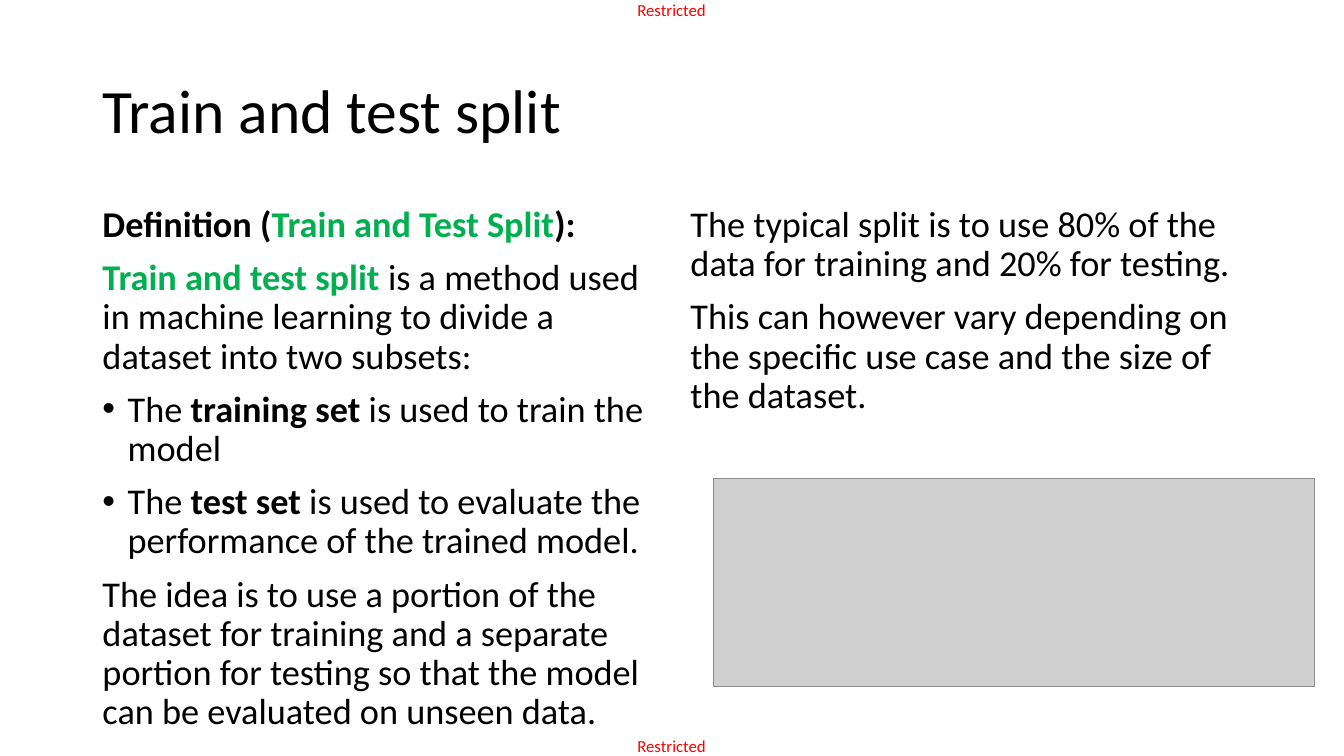
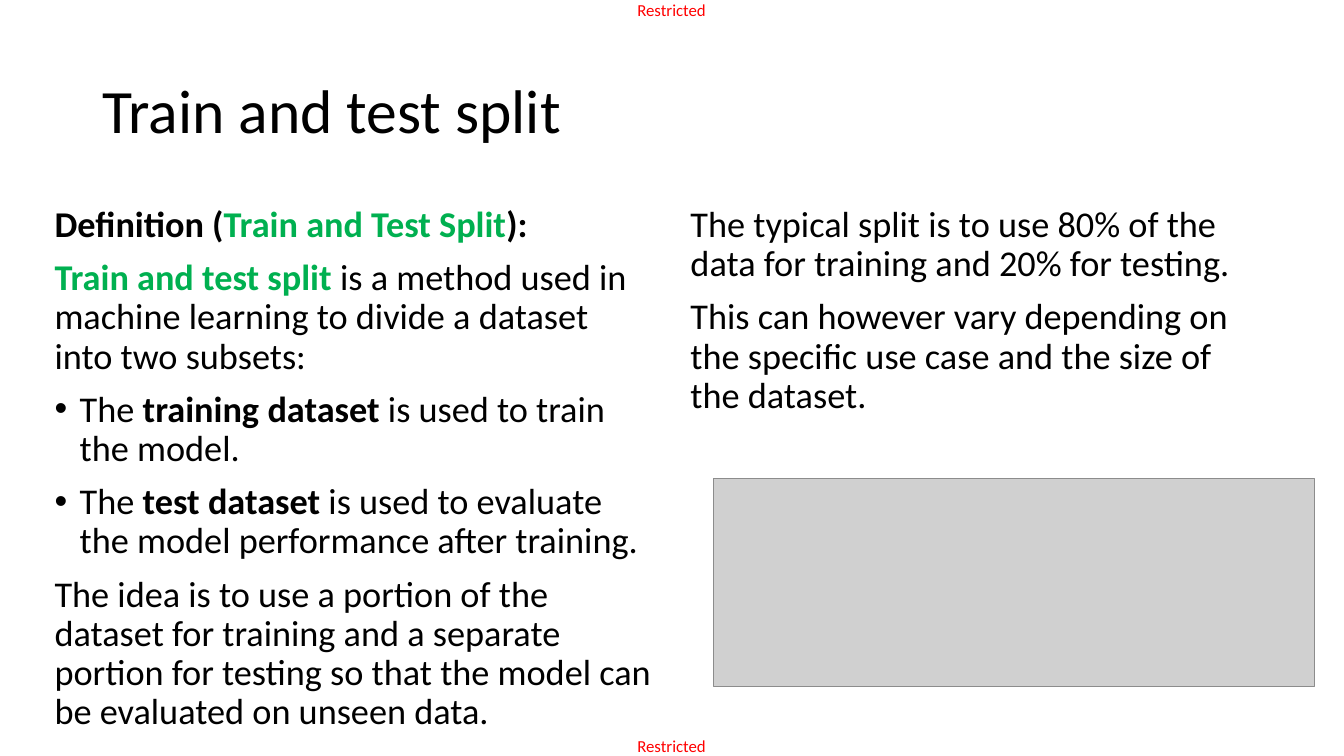
Before and after one commit to matthieudemari/SUTD_DL_50_039, a slide deck: slide 29 of W1/2. W1S2 final/W1S2.pptx (slide 28 before the commit). Drawn at 1344x756 pixels with LibreOffice and Linux fonts; fonts in the diff are those of the drawing; grey boxes stand for pictures. Boxes give left, top, right and bottom in pixels: in the first picture for what was removed or moved away, otherwise in the second. Text is boxed around its words. In the diff, an @@ line names an element or a change of style, - is before the commit and + after.

```diff
--- a/W1/2. W1S2 final/W1S2.pptx
+++ b/W1/2. W1S2 final/W1S2.pptx
@@ text "Definition (Train and Test Split):": place and size @@
-text "Definition (Train and Test Split):" at [102,210,643,725]
+text "Definition (Train and Test Split):" at [55,210,650,725]
@@ text at [80,396,637,560]: text changed @@
-• The training set is used to train the model
-• The test set is used to evaluate the performance of the trained model.
+• The training dataset is used to train the model.
+• The test dataset is used to evaluate the model performance after training.
```
Also in this commit, not shown: 8 other slides changed, 3 slides added, 1 slide removed, 4 other files.
